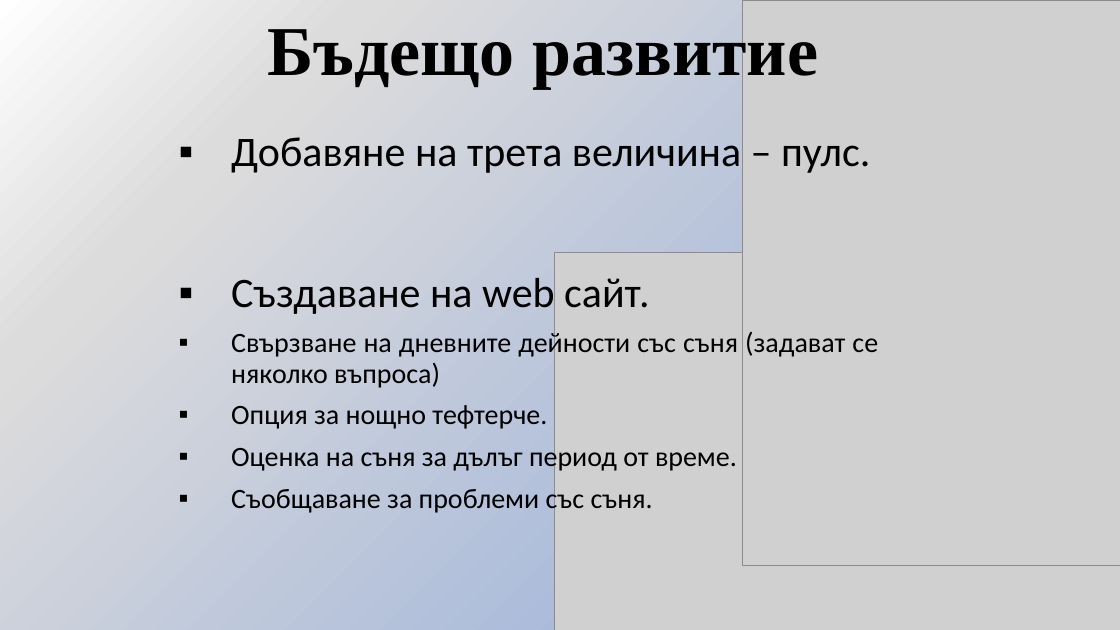
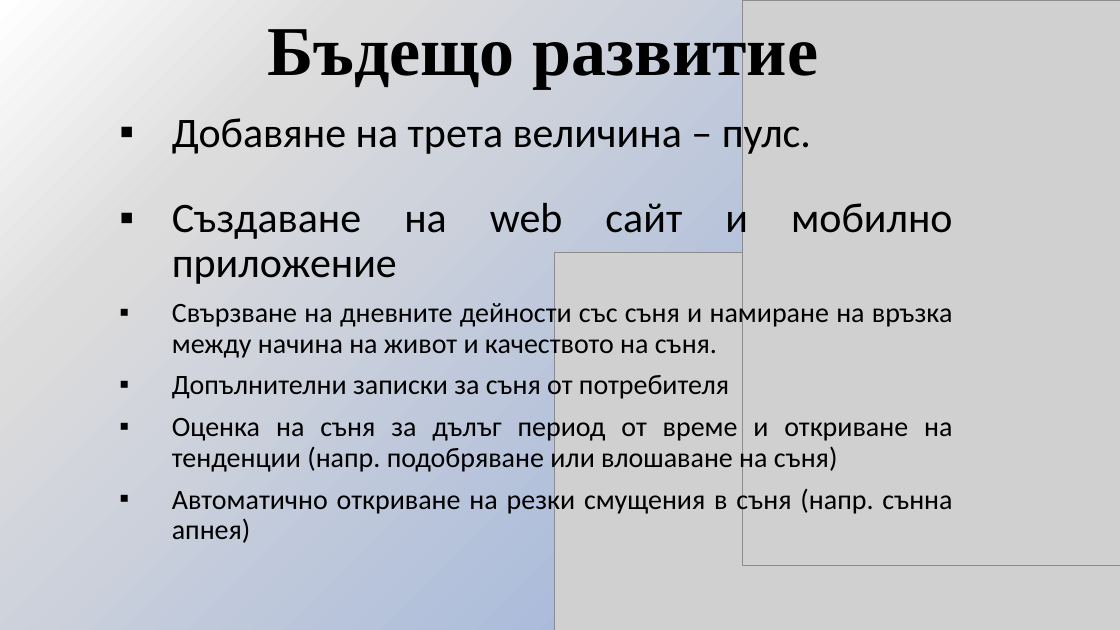
Before and after one commit to niksan004/Sleeper, a slide deck: slide 12 of doc/Sleeper.pptx (slide 10 before the commit). Drawn at 1120x630 pixels with LibreOffice and Linux fonts; fonts in the diff are those of the drawing; grey boxes stand for pictures. Boxes give left, top, right and bottom in pixels: in the first picture for what was removed or moved away, otherwise in the second. Text is boxed around its words. In the diff, an @@ line names an element or a change of style, - is before the commit and + after.

```diff
--- a/doc/Sleeper.pptx
+++ b/doc/Sleeper.pptx
@@ text "Добавяне на трета величина – ...": place and size @@
-text "Добавяне на трета величина – ..." at (231,137,878,515)
+text "Добавяне на трета величина – ..." at (172,112,953,543)
@@ text at (172,112,811,157): less space between paragraphs @@
@@ text at (172,198,953,543): text changed @@
-▪ Създаване на web сайт.
-▪ Свързване на дневните дейности със съня (задават се няколко въпроса)
-▪ Опция за нощно тефтерче.
-▪ Оценка на съня за дълъг период от време.
-▪ Съобщаване за проблеми със съня.
+▪ Създаване на web сайт и мобилно приложение
+▪ Свързване на дневните дейности със съня и намиране на връзка между начина на живот и качеството на съня.
+▪ Допълнителни записки за съня от потребителя
+▪ Оценка на съня за дълъг период от време и откриване на тенденции (напр. подобряване или влошаване на съня)
+▪ Автоматично откриване на резки смущения в съня (напр. сънна апнея)
```
Also in this commit, not shown: 2 other slides changed, 4 slides added, 2 slides removed.
